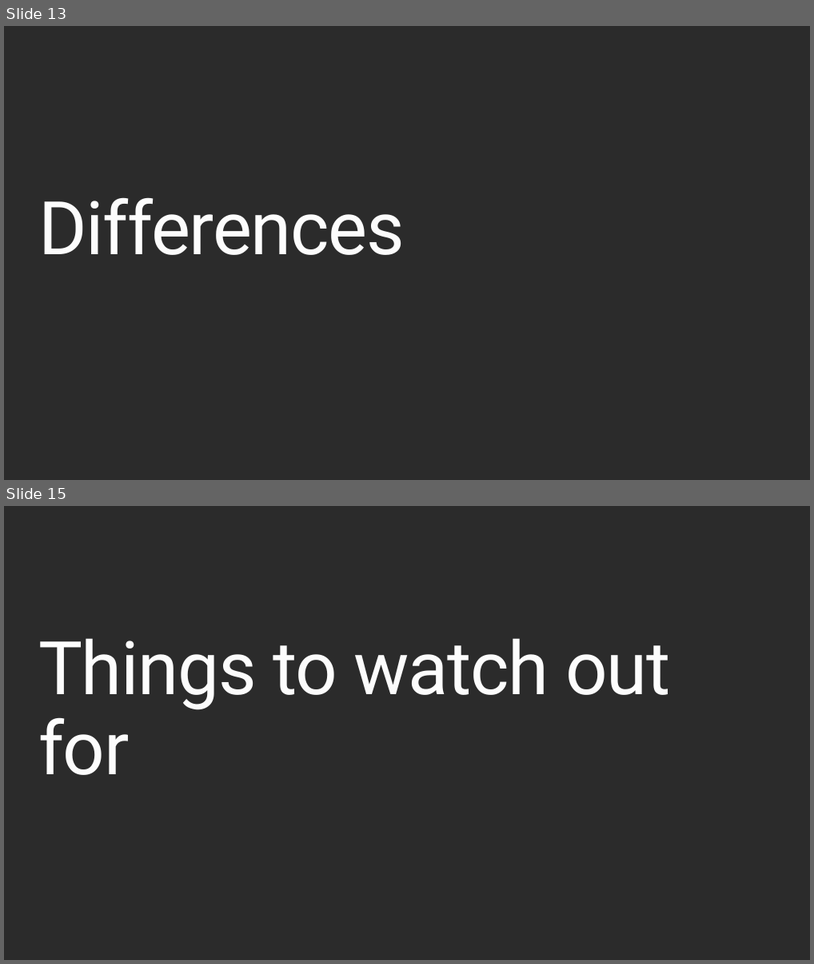
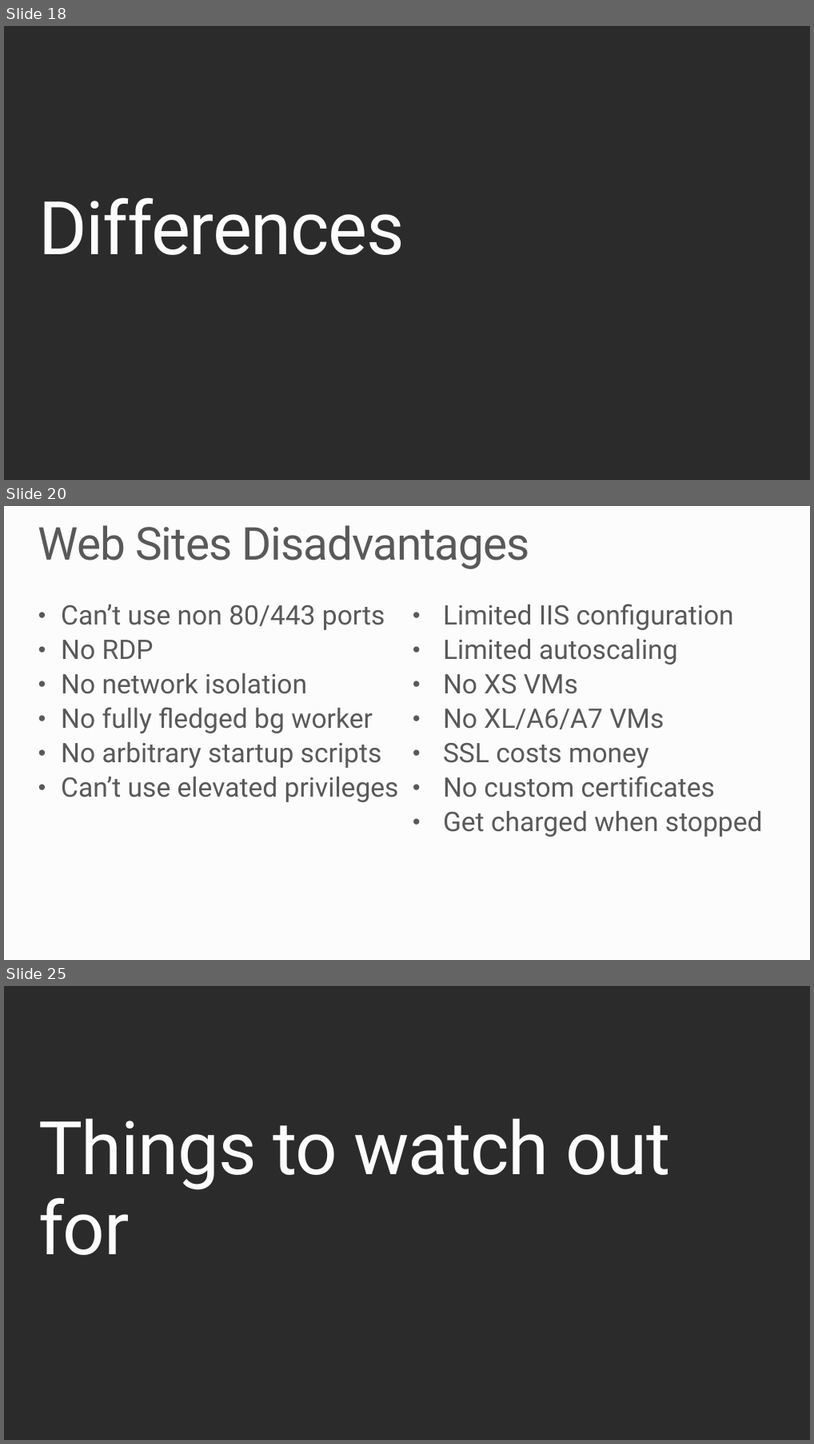
Before and after one commit to robdmoore/AzureWebAppsPresentation, a slide deck: Presentation.pptx. Shown one above the other, each under a label of ours: slides 13 and 15 before the commit, slides 18, 20 and 25 after it; the slides between them are not shown. The pictures are 814x964 and 814x1444 pixels, drawn with LibreOffice and Linux fonts; fonts in the diff are those of the drawing; background and template pictures are left out; a plain dark background stands for a picture behind light text. Boxes give left, top, right and bottom in pixels: in the first picture for what was removed or moved away, otherwise in the second. Text is boxed around its words. In the diff, an @@ line names an element or a change of style, - is before the commit and + after.

```diff
--- a/Presentation.pptx
+++ b/Presentation.pptx
@@ slide 20 added at box(4, 506, 810, 960), background #FCFCFC @@
@@ title added at box(38, 525, 530, 569), 54 pt, text #595959 @@
+Web Sites Disadvantages
@@ text added at box(61, 604, 399, 802), 32 pt, text #595959 @@
+• Can’t use non 80/443 ports
+• No RDP
+• No network isolation
+• No fully fledged bg worker
+• No arbitrary startup scripts
+• Can’t use elevated privileges
@@ text added at box(443, 604, 763, 836), 32 pt, text #595959 @@
+• Limited IIS configuration
+• Limited autoscaling
+• No XS VMs
+• No XL/A6/A7 VMs
+• SSL costs money
+• No custom certificates
+• Get charged when stopped
@@ what was slide 13 is now slide 18 @@
@@ what was slide 15 is now slide 25 @@
```
Also in this commit, not shown: 2 slides changed, 17 other slides added, 5 slides removed.
